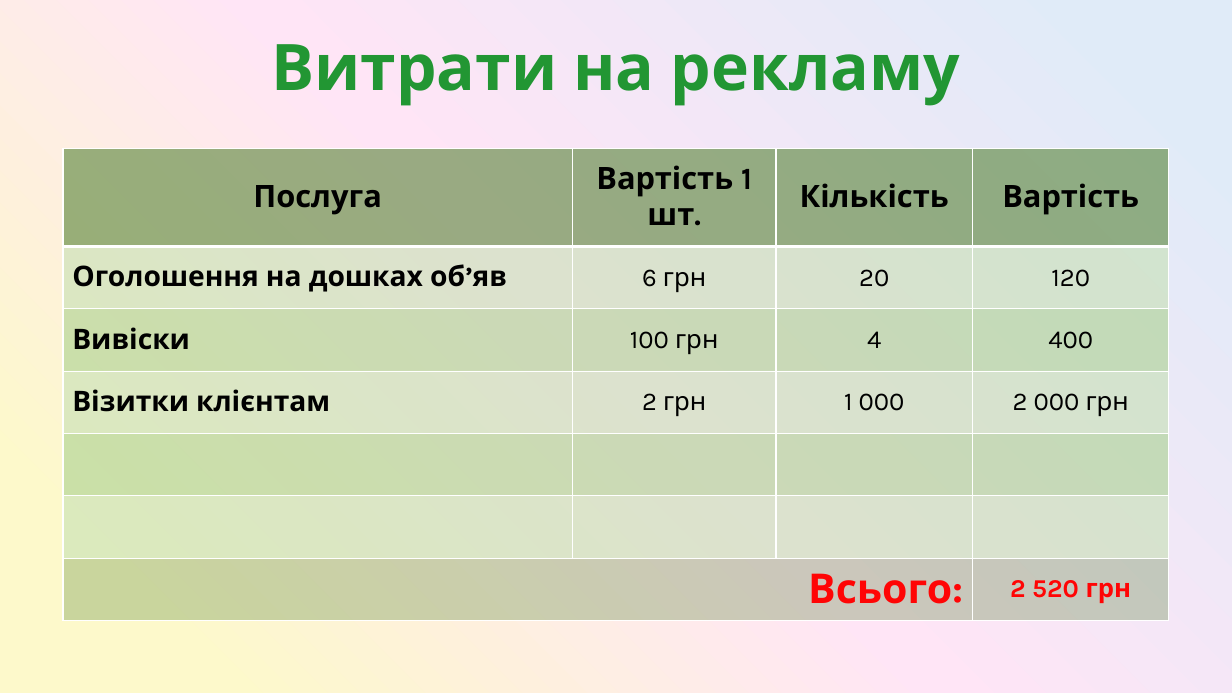
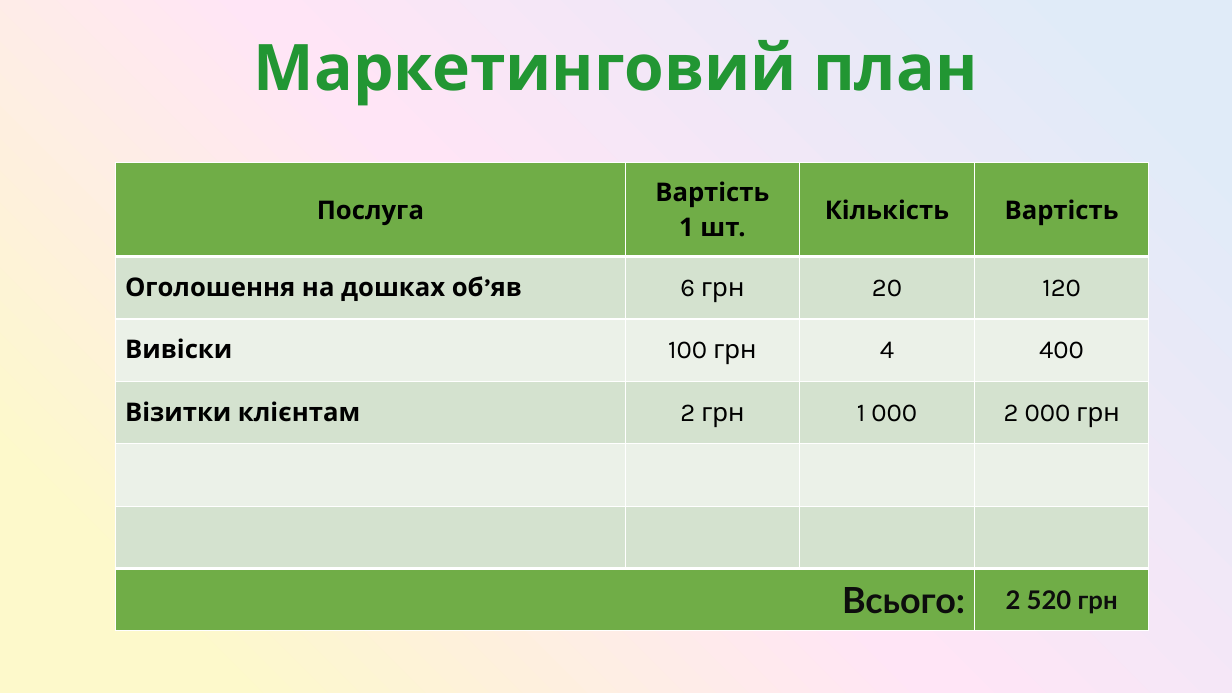
Before and after one commit to SashaGaran/Katya_diplomna, a slide deck: slide 4 of diplomna.pptx. Drawn at 1232x693 pixels with LibreOffice and Linux fonts; fonts in the diff are those of the drawing. Boxes give left, top, right and bottom in pixels: in the first picture for what was removed or moved away, otherwise in the second. Text is boxed around its words. In the diff, an @@ line names an element or a change of style, - is before the commit and + after.

```diff
--- a/diplomna.pptx
+++ b/diplomna.pptx
@@ text at <box>254,40,977,106</box>: text changed @@
-Витрати на рекламу
+Маркетинговий план
@@ table at <box>116,162,1149,630</box> @@
-row 1, column 2: Вартість 1 шт.
+row 1, column 2: Вартість / 1 шт.
@@ fill #558335 at 60% opacity to #70AD47 in row 1 @@
@@ fill #C5E0B4 at 60% opacity to #D5E3CF in 12 cells @@
@@ fill #A9D18E at 60% opacity to #EBF1E9 in 8 cells @@
@@ fill #548235 at 30% opacity to #70AD47 in 2 cells @@
@@ size 24 to 20 pt, font Karla to Open Sans in "Послуга", "Кількість", "Вартість" @@
@@ size 22 to 20 pt in "Оголошення на дошках об’яв", "Вивіски", "Візитки клієнтам" @@
@@ size 32 to 28 pt in "Всього:" @@
@@ font Karla to Lato, text colour gradient #FF0505 to #FE4C4C to gradient #0D0D0D to #262626 in "Всього:", "2 520 грн" @@
@@ borders changed @@
@@ table: place and size @@
-table at <box>63,148,1169,620</box>
+table at <box>116,162,1149,630</box>
```
Also in this commit, not shown: 1 other slide changed.
